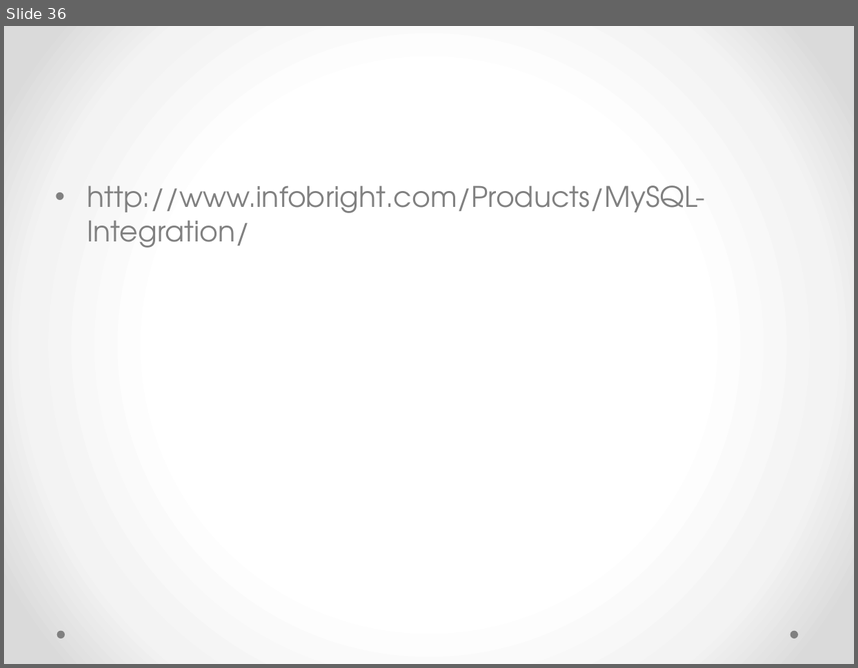
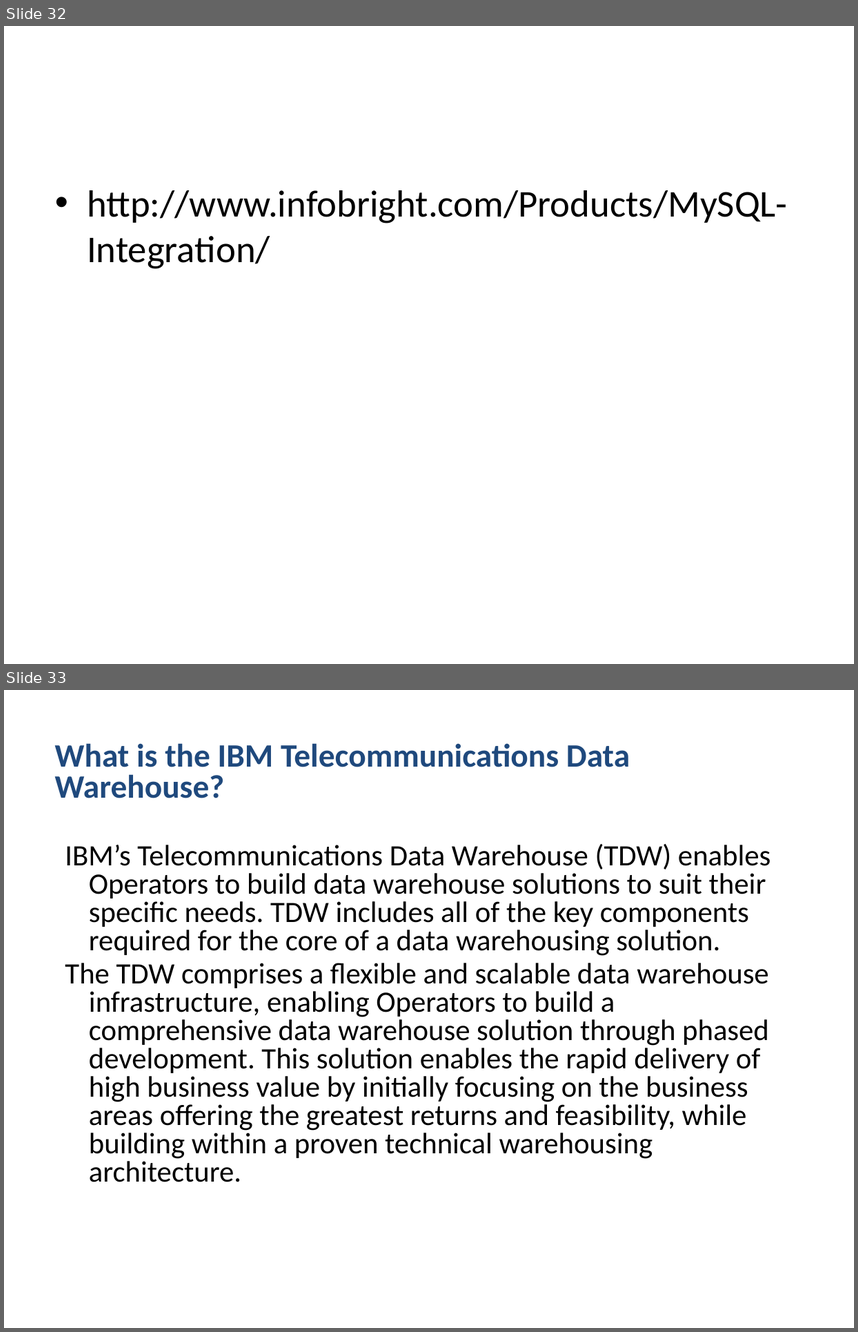
Before and after one commit to passzenith/passzenithproject, a slide deck: DW/Telecommunications and Utilities.pptx. Shown one above the other, each under a label of ours: slide 36 before the commit, slides 32 and 33 after it. The pictures are 858x668 and 858x1332 pixels, drawn with LibreOffice and Linux fonts; fonts in the diff are those of the drawing. Boxes give left, top, right and bottom in pixels: in the first picture for what was removed or moved away, otherwise in the second. Text is boxed around its words. In the diff, an @@ line names an element or a change of style, - is before the commit and + after.

```diff
--- a/DW/Telecommunications and Utilities.pptx
+++ b/DW/Telecommunications and Utilities.pptx
@@ slide 33 added at box(4, 690, 854, 1328), background #FFFFFF @@
@@ text added at box(55, 743, 630, 798), 27.7 pt, text #1F497D, bold @@
+What is the IBM Telecommunications Data Warehouse?
@@ text added at box(65, 844, 771, 1182), 25 pt, text #000000 @@
+IBM’s Telecommunications Data Warehouse (TDW) enables Operators to build data warehouse solutions to suit their specific needs. TDW includes all of the key components required for the core of a data warehousing solution.
+The TDW comprises a flexible and scalable data warehouse infrastructure, enabling Operators to build a comprehensive data warehouse solution through phased development. This solution enables the rapid delivery of high business value by initially focusing on the business areas offering the greatest returns and feasibility, while building within a proven technical warehousing architecture.
@@ what was slide 36 is now slide 32 @@
@@ slide 32 changed as well @@
@@ background gradient #FFFFFF to #F4F4F4 to #DADADA to #FFFFFF @@
@@ text "http://www.infobright.com/Products/MySQL-Integration/" at box(87, 190, 787, 269): size 24 to 32 pt, font TeX Gyre Adventor to Calibri, text colour #808080 to #000000; more space between paragraphs @@
@@ ellipse removed at box(56, 630, 64, 638) @@
@@ ellipse removed at box(791, 630, 798, 638) @@
```
Also in this commit, not shown: 14 other slides changed, 24 other slides added, 22 slides removed.
